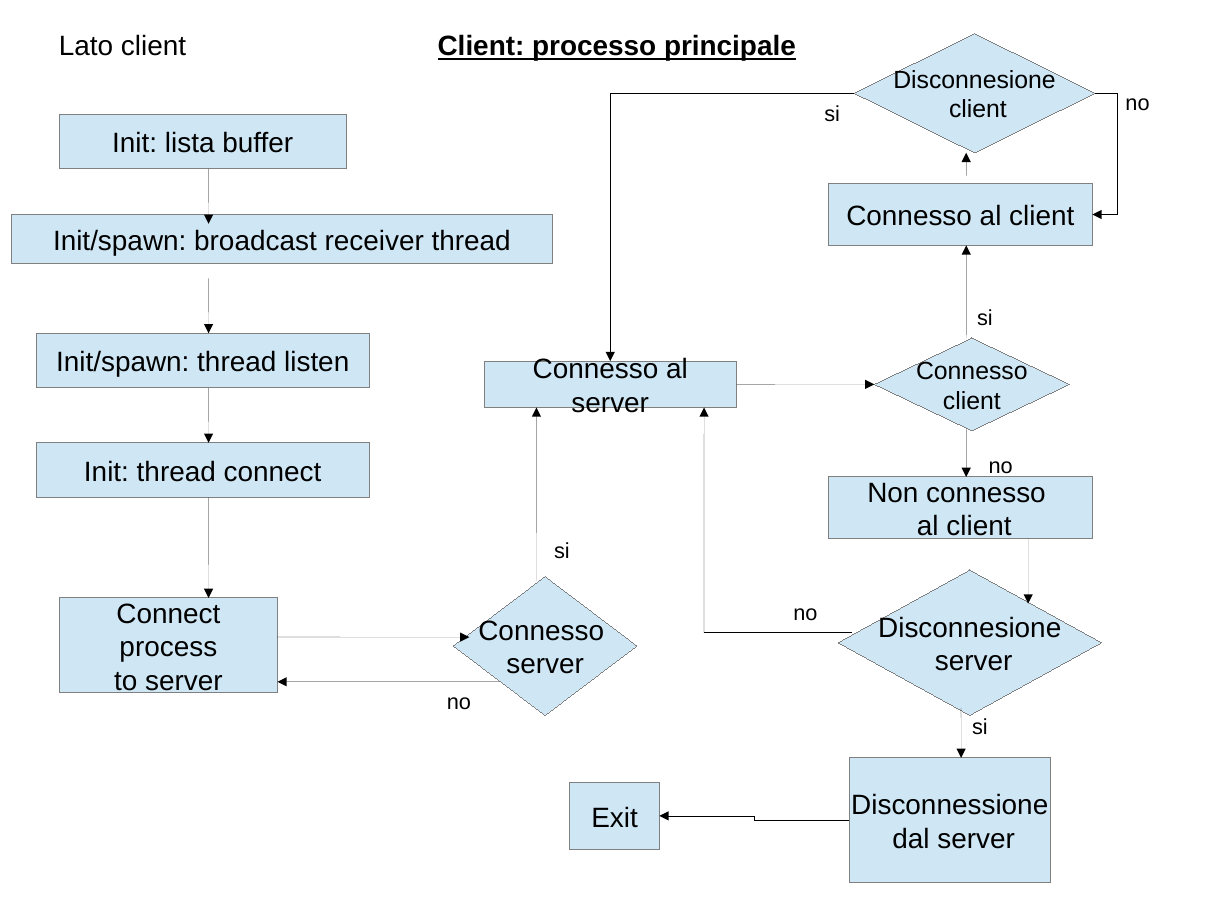
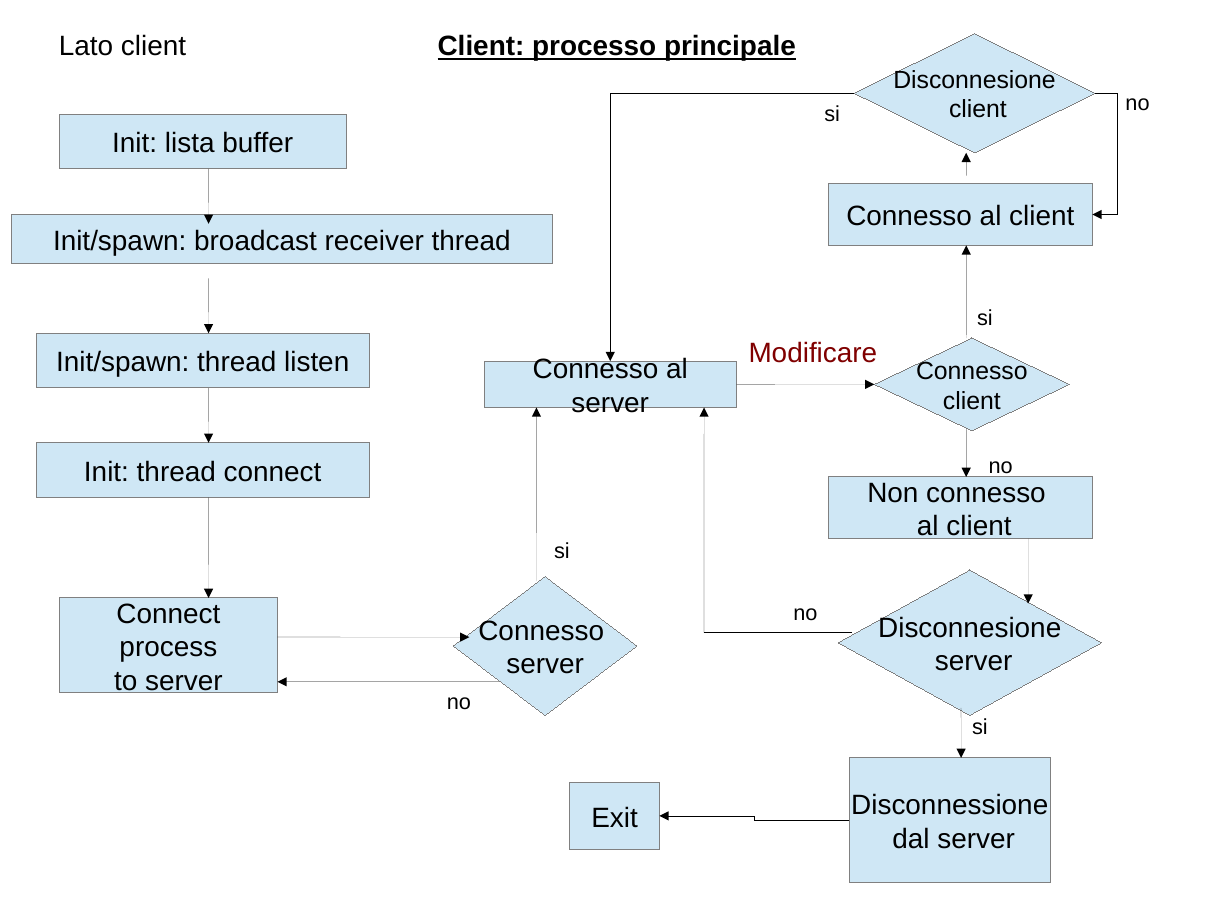
Before and after one commit to polyc/talk-service, a slide deck: slide 5 of SO_projectDiagram.odp. Drawn at 1232x924 pixels with LibreOffice and Linux fonts; fonts in the diff are those of the drawing. Boxes give left, top, right and bottom in pixels: in the first picture for what was removed or moved away, otherwise in the second. Text is boxed around its words. In the diff, an @@ line names an element or a change of style, - is before the commit and + after.

```diff
--- a/SO_projectDiagram.odp
+++ b/SO_projectDiagram.odp
@@ text added at (749, 341, 878, 363), 18 pt, text #800000 @@
+Modificare
```
Also in this commit, not shown: 1 other slide changed, 3 slides added.
